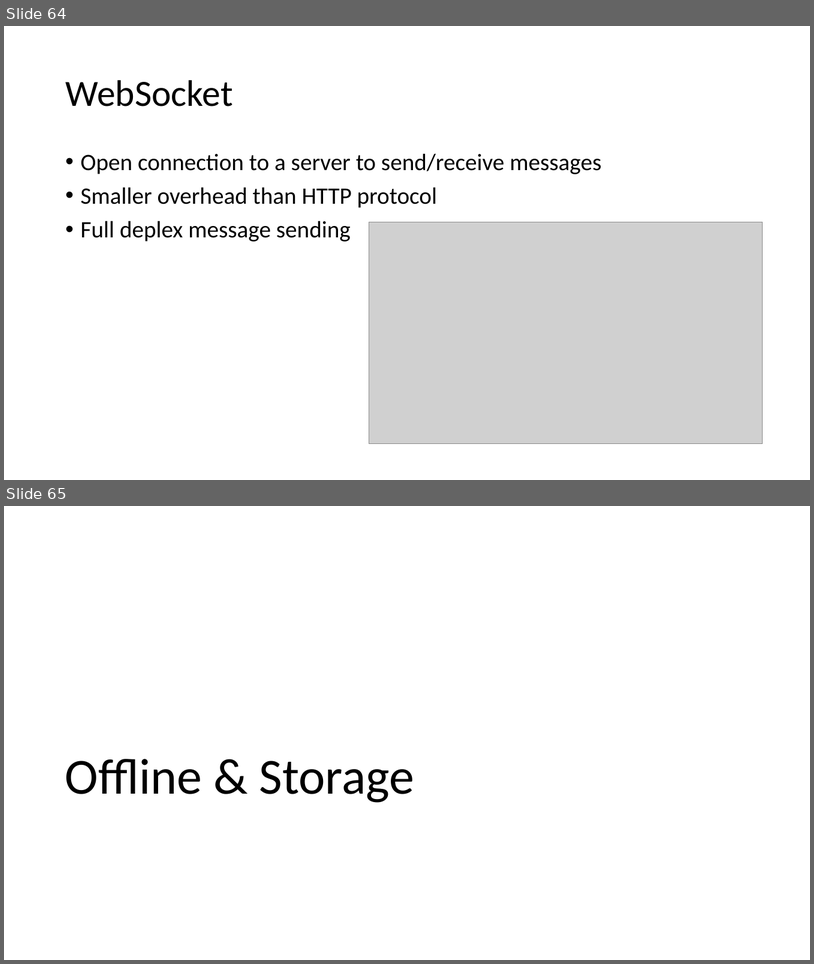
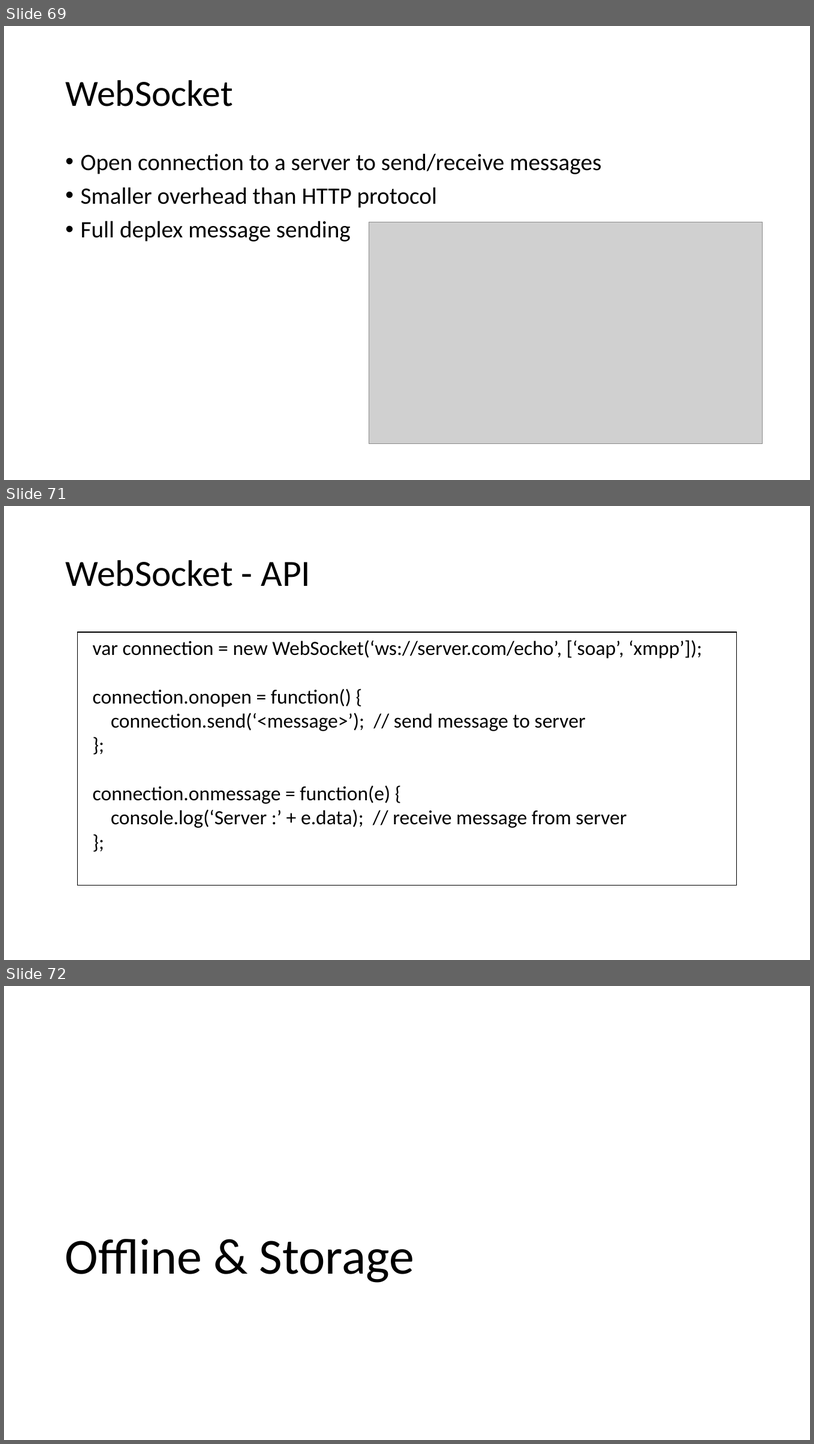
Before and after one commit to maowmaow/html-lab, a slide deck: HTML5.pptx. Shown one above the other, each under a label of ours: slides 64 and 65 before the commit, slides 69, 71 and 72 after it; the slides between them are not shown. The pictures are 814x964 and 814x1444 pixels, drawn with LibreOffice and Linux fonts; fonts in the diff are those of the drawing; grey boxes stand for pictures. Boxes give left, top, right and bottom in pixels: in the first picture for what was removed or moved away, otherwise in the second. Text is boxed around its words. In the diff, an @@ line names an element or a change of style, - is before the commit and + after.

```diff
--- a/HTML5.pptx
+++ b/HTML5.pptx
@@ slide 71 added at [4,506,810,960], background #FFFFFF @@
@@ title added at [65,560,311,586], 44 pt, text #000000 @@
+WebSocket - API
@@ rectangle added at [78,632,737,885], fill #FFFFFF, outline #000000 1 pt, 24 pt, text #000000 @@
+var connection = new WebSocket(‘ws://server.com/echo’, [‘soap’, ‘xmpp’]);
+connection.onopen = function() {
+connection.send(‘<message>’); // send message to server
+};
+connection.onmessage = function(e) {
+console.log(‘Server :’ + e.data); // receive message from server
+};
@@ what was slide 64 is now slide 69 @@
@@ what was slide 65 is now slide 72 @@
```
Also in this commit, not shown: 4 slides changed, 6 other slides added, 16 other files.
